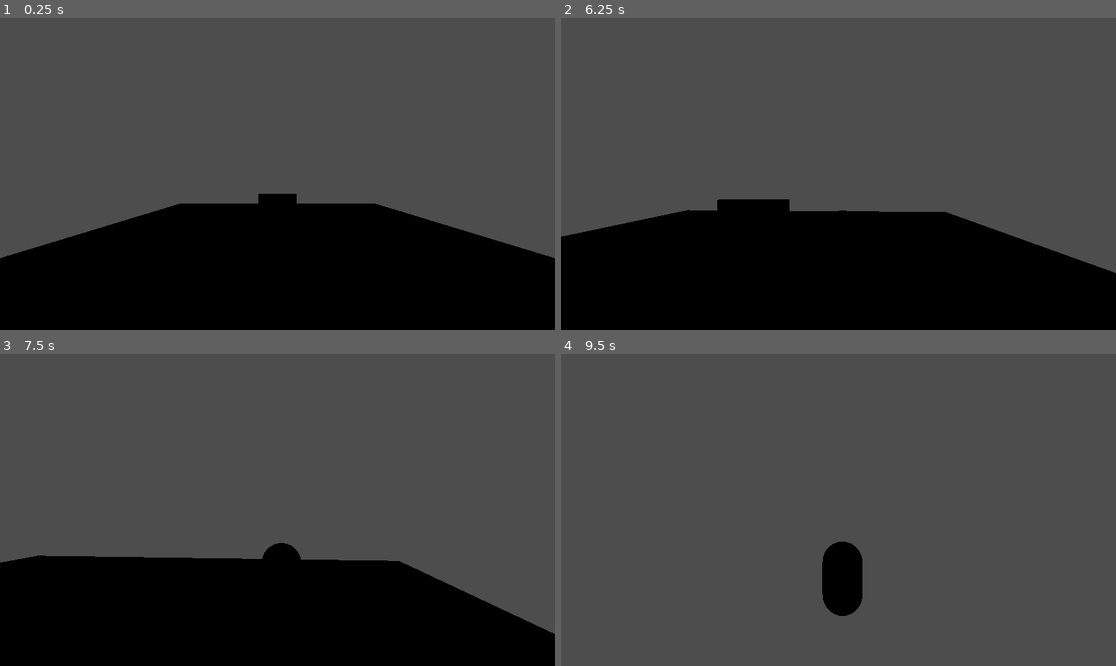
Above: before the commit, frames 1-4 (two rows, left to right).
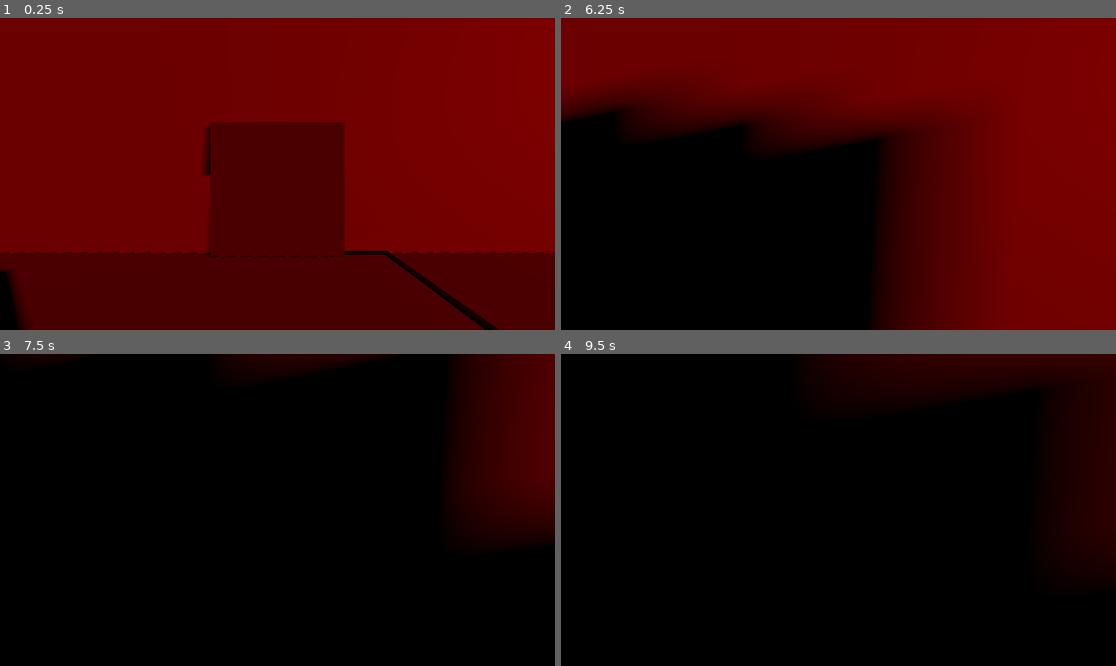
Above: after the commit, the same moments.

Repository: ThreeCoffees/HackYeah2025
Game: Godot game, scene res://test_scenes/gremble_test_scene.tscn
The game is run twice, just before and just after one commit, with the same random seed, the same clock (stepped at 60 frames per second) and the same inputs. The project has no main scene, so this scene is started directly.
Inputs (mouse positions are in pixels of both pictures, inside the frame that each line leads up to):
- Up to frame 1 (0.25 s): no input
- Up to frame 2 (6.25 s): tap Enter (ui_accept) at 0.5, 0.77, 1.52, 2, 2.75, 3.02, 3.5, 3.77, 4.25, 4.52, 5, 6.02 s; move the mouse to (866, 174) at 0.52 s; hold W (move_forward) 0.53-5.78 s; move the mouse to (810, 174) at 1.27 s; move the mouse to (849, 167) at 2.02 s; move the mouse to (832, 180) at 2.77 s; move the mouse to (877, 177) at 3.52 s; move the mouse to (794, 170) at 4.27 s; move the mouse to (844, 174) at 5.02 s; move the mouse to (816, 167) at 5.77 s; hold D (move_right) from 5.78 s (still down)
- Up to frame 3 (7.5 s): move the mouse to (305, 510) at 6.52 s; release D (move_right) at 6.53 s; hold W (move_forward) from 6.53 s (still down); tap Enter (ui_accept) at 6.77 s; move the mouse to (249, 510) at 7.27 s
- Up to frame 4 (9.5 s): tap Enter (ui_accept) at 7.52, 9.02 s; move the mouse to (849, 503) at 8.02 s; move the mouse to (832, 516) at 8.77 s; release W (move_forward) at 8.78 s; hold A (move_left) from 8.78 s (still down)

The runs differ from the first frame. In frame 1, 99% of the frame differs, in the area x 0-100%, y 0-100%; in frame 2, 79%; in frame 3, 69%; in frame 4, 98%.

Commit message:
POC scene, signal compatibility fixes

Diff:
--- a/characters/walking_character.gd
+++ b/characters/walking_character.gd
@@ -1,5 +1,6 @@
 extends CharacterBody3D
 
+class_name WalkingCharacter
 
 const SPEED = 5.0
 const JUMP_VELOCITY = 4.5
--- a/scripts/movable_wall.gd
+++ b/scripts/movable_wall.gd
@@ -50,6 +50,13 @@
 func toggle_active() -> void:
 	is_active = not is_active
 
+func toggle_active_dummy_arg(ignored_arg) -> void:
+	is_active = not is_active
+
+func toggle_active_if_player(body: Node3D) -> void:
+	if body is WalkingCharacter:
+		is_active = not is_active
+
 func set_active() -> void:
 	is_active = true
 
--- a/test_scenes/gremble_test_scene.tscn
+++ b/test_scenes/gremble_test_scene.tscn
@@ -9,18 +9,37 @@
 [sub_resource type="BoxShape3D" id="BoxShape3D_6eh5t"]
 size = Vector3(20, 1, 20)
 
+[sub_resource type="StandardMaterial3D" id="StandardMaterial3D_dh7q0"]
+albedo_color = Color(0.427493, 0.42749307, 0.42749307, 1)
+
+[sub_resource type="BoxMesh" id="BoxMesh_6eh5t"]
+material = SubResource("StandardMaterial3D_dh7q0")
+size = Vector3(1, 0.2, 1)
+
+[sub_resource type="StandardMaterial3D" id="StandardMaterial3D_6eh5t"]
+albedo_color = Color(0, 0, 0, 1)
+
+[sub_resource type="BoxMesh" id="BoxMesh_okhc2"]
+material = SubResource("StandardMaterial3D_6eh5t")
+size = Vector3(0.1, 0.1, 2)
+
+[sub_resource type="BoxShape3D" id="BoxShape3D_okhc2"]
+size = Vector3(0.5275879, 1, 0.5116577)
+
 [node name="Scene" type="Node3D"]
 
 [node name="MovableWall" parent="." instance=ExtResource("1_cirfm")]
+transform = Transform3D(1, 0, 0, 0, 1, 0, 0, 0, 1, 0, 0.5, 0.6234212)
+move_speed = 3.0
 
 [node name="WalkingCharacter" parent="." instance=ExtResource("2_dh7q0")]
 transform = Transform3D(1, 0, 0, 0, 1, 0, 0, 0, 1, 0.09956217, 0.5702574, 5.5611873)
 
 [node name="Camera3D" type="Camera3D" parent="WalkingCharacter"]
-transform = Transform3D(1, 0, 0, 0, 1, 0, 0, 0, 1, -0.09956312, 2.7481816, 5.0840507)
+transform = Transform3D(1, 0, 0, 0, 1, 0, 0, 0, 1, -0.09956312, 1.5609801, -0.32722187)
 
 [node name="StaticWall" type="StaticBody3D" parent="."]
-transform = Transform3D(1, 0, 0, 0, 1, 0, 0, 0, 1, 0, -0.5, 0)
+transform = Transform3D(1, 0, 0, 0, 1, 0, 0, 0, 1, -11, -0.5, 0)
 
 [node name="MeshInstance3D" type="MeshInstance3D" parent="StaticWall"]
 mesh = SubResource("BoxMesh_dh7q0")
@@ -28,3 +47,76 @@
 
 [node name="CollisionShape3D" type="CollisionShape3D" parent="StaticWall"]
 shape = SubResource("BoxShape3D_6eh5t")
+
+[node name="StaticWall2" type="StaticBody3D" parent="."]
+transform = Transform3D(1, 0, 0, 0, 1, 0, 0, 0, 1, 9, -0.5, 0)
+
+[node name="MeshInstance3D" type="MeshInstance3D" parent="StaticWall2"]
+mesh = SubResource("BoxMesh_dh7q0")
+skeleton = NodePath("../..")
+
+[node name="CollisionShape3D" type="CollisionShape3D" parent="StaticWall2"]
+shape = SubResource("BoxShape3D_6eh5t")
+
+[node name="StaticWall3" type="StaticBody3D" parent="."]
+transform = Transform3D(1, 0, 0, 0, -4.371139e-08, -1, 0, 1, -4.371139e-08, 11, -7.5, 0)
+
+[node name="MeshInstance3D" type="MeshInstance3D" parent="StaticWall3"]
+mesh = SubResource("BoxMesh_dh7q0")
+skeleton = NodePath("../..")
+
+[node name="CollisionShape3D" type="CollisionShape3D" parent="StaticWall3"]
+shape = SubResource("BoxShape3D_6eh5t")
+
+[node name="StaticWall4" type="StaticBody3D" parent="."]
+transform = Transform3D(1, 0, 0, 0, -4.371139e-08, -1, 0, 1, -4.371139e-08, -11, 8.5, 0)
+
+[node name="MeshInstance3D" type="MeshInstance3D" parent="StaticWall4"]
+mesh = SubResource("BoxMesh_dh7q0")
+skeleton = NodePath("../..")
+
+[node name="CollisionShape3D" type="CollisionShape3D" parent="StaticWall4"]
+shape = SubResource("BoxShape3D_6eh5t")
+
+[node name="StaticWall5" type="StaticBody3D" parent="."]
+transform = Transform3D(1, 0, 0, 0, -4.371139e-08, -1, 0, 1, -4.371139e-08, 9, 12.5, 0)
+
+[node name="MeshInstance3D" type="MeshInstance3D" parent="StaticWall5"]
+mesh = SubResource("BoxMesh_dh7q0")
+skeleton = NodePath("../..")
+
+[node name="CollisionShape3D" type="CollisionShape3D" parent="StaticWall5"]
+shape = SubResource("BoxShape3D_6eh5t")
+
+[node name="DirectionalLight3D" type="DirectionalLight3D" parent="."]
+transform = Transform3D(0.56978685, -0.1767123, 0.80256784, -0.033027463, 0.9708936, 0.23722287, -0.82112837, -0.1616733, 0.5473664, 0, 6.682555, 9.388758)
+light_color = Color(0.97, 0, 0, 1)
+shadow_enabled = true
+sky_mode = 1
+
+[node name="DirectionalLight3D2" type="DirectionalLight3D" parent="."]
+transform = Transform3D(-0.31540972, -0.23534834, 0.9193088, -0.033027455, 0.97089374, 0.23722288, -0.9483805, 0.044459946, -0.31400204, 0, 6.682555, 9.388758)
+light_color = Color(0.97, 0, 0, 1)
+shadow_enabled = true
+sky_mode = 1
+
+[node name="MeshInstance3D" type="MeshInstance3D" parent="."]
+transform = Transform3D(1, 0, 0, 0, 1, 0, 0, 0, 1, 2.5082479, -9.536743e-07, 4.143104)
+mesh = SubResource("BoxMesh_6eh5t")
+
+[node name="MeshInstance3D2" type="MeshInstance3D" parent="."]
+transform = Transform3D(1, 0, 0, 0, 1, 0, 0, 0, 1.837433, 2.5082479, -9.536743e-07, 2.1426113)
+mesh = SubResource("BoxMesh_okhc2")
+
+[node name="MeshInstance3D3" type="MeshInstance3D" parent="."]
+transform = Transform3D(-4.371139e-08, 0, 1, 0, 1, 0, -1, 0, -4.371139e-08, 1.5675845, -9.536743e-07, 0.5300858)
+mesh = SubResource("BoxMesh_okhc2")
+
+[node name="Area3D" type="Area3D" parent="."]
+transform = Transform3D(1, 0, 0, 0, 1, 0, 0, 0, 1, 2.795631, 4.7683716e-07, 3.9332037)
+
+[node name="CollisionShape3D" type="CollisionShape3D" parent="Area3D"]
+transform = Transform3D(1, 0, 0, 0, 1, 0, 0, 0, 1, -0.28719568, 0.14658129, 0.17596793)
+shape = SubResource("BoxShape3D_okhc2")
+
+[connection signal="body_entered" from="Area3D" to="MovableWall" method="toggle_active_if_player"]
--- a/test_scenes/movable_wall.tscn
+++ b/test_scenes/movable_wall.tscn
@@ -1,16 +1,20 @@
-[gd_scene load_steps=4 format=3 uid="uid://dk3bqkf2rry5l"]
+[gd_scene load_steps=5 format=3 uid="uid://dk3bqkf2rry5l"]
 
 [ext_resource type="Script" uid="uid://ch0qojfc5qsuo" path="res://scripts/movable_wall.gd" id="1_q62et"]
 
+[sub_resource type="BoxShape3D" id="BoxShape3D_q62et"]
+size = Vector3(3, 3, 0.15)
+
+[sub_resource type="StandardMaterial3D" id="StandardMaterial3D_q62et"]
+albedo_color = Color(0.38170326, 0.38170323, 0.38170323, 1)
+
 [sub_resource type="BoxMesh" id="BoxMesh_lekti"]
-size = Vector3(2, 2, 0.15)
-
-[sub_resource type="BoxShape3D" id="BoxShape3D_q62et"]
-size = Vector3(2, 2, 0.15)
+material = SubResource("StandardMaterial3D_q62et")
+size = Vector3(3, 3, 0.15)
 
 [node name="MovableWall" type="Node3D" node_paths=PackedStringArray("actual_wall", "active_position", "passive_position")]
 script = ExtResource("1_q62et")
-actual_wall = NodePath("MeshInstance3D")
+actual_wall = NodePath("AnimatableBody3D")
 active_position = NodePath("ActivePosition")
 passive_position = NodePath("PassivePosition")
 
@@ -20,11 +24,12 @@
 [node name="PassivePosition" type="Node3D" parent="."]
 transform = Transform3D(-4.371139e-08, -1, 0, 1, -4.371139e-08, 0, 0, 0, 1, 0, 1, 0)
 
-[node name="MeshInstance3D" type="MeshInstance3D" parent="."]
+[node name="AnimatableBody3D" type="AnimatableBody3D" parent="."]
 transform = Transform3D(1, 0, 0, 0, 1, 0, 0, 0, 1, 0, 1, 0)
+
+[node name="CollisionShape3D" type="CollisionShape3D" parent="AnimatableBody3D"]
+shape = SubResource("BoxShape3D_q62et")
+
+[node name="MeshInstance3D" type="MeshInstance3D" parent="AnimatableBody3D"]
 mesh = SubResource("BoxMesh_lekti")
-
-[node name="AnimatableBody3D" type="AnimatableBody3D" parent="MeshInstance3D"]
-
-[node name="CollisionShape3D" type="CollisionShape3D" parent="MeshInstance3D/AnimatableBody3D"]
-shape = SubResource("BoxShape3D_q62et")
+skeleton = NodePath("../..")
Not shown: 1 places in test_scenes/gremble_test_scene.tscn that only renumber resources
